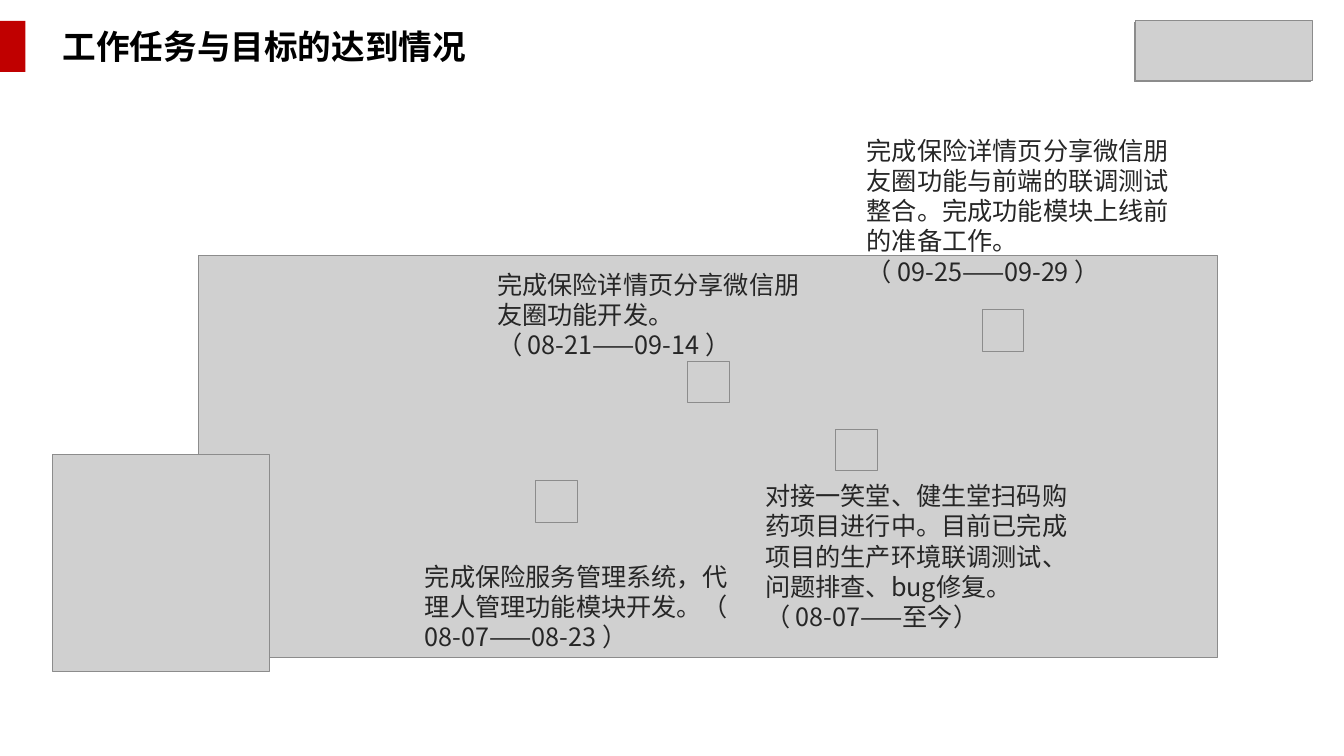
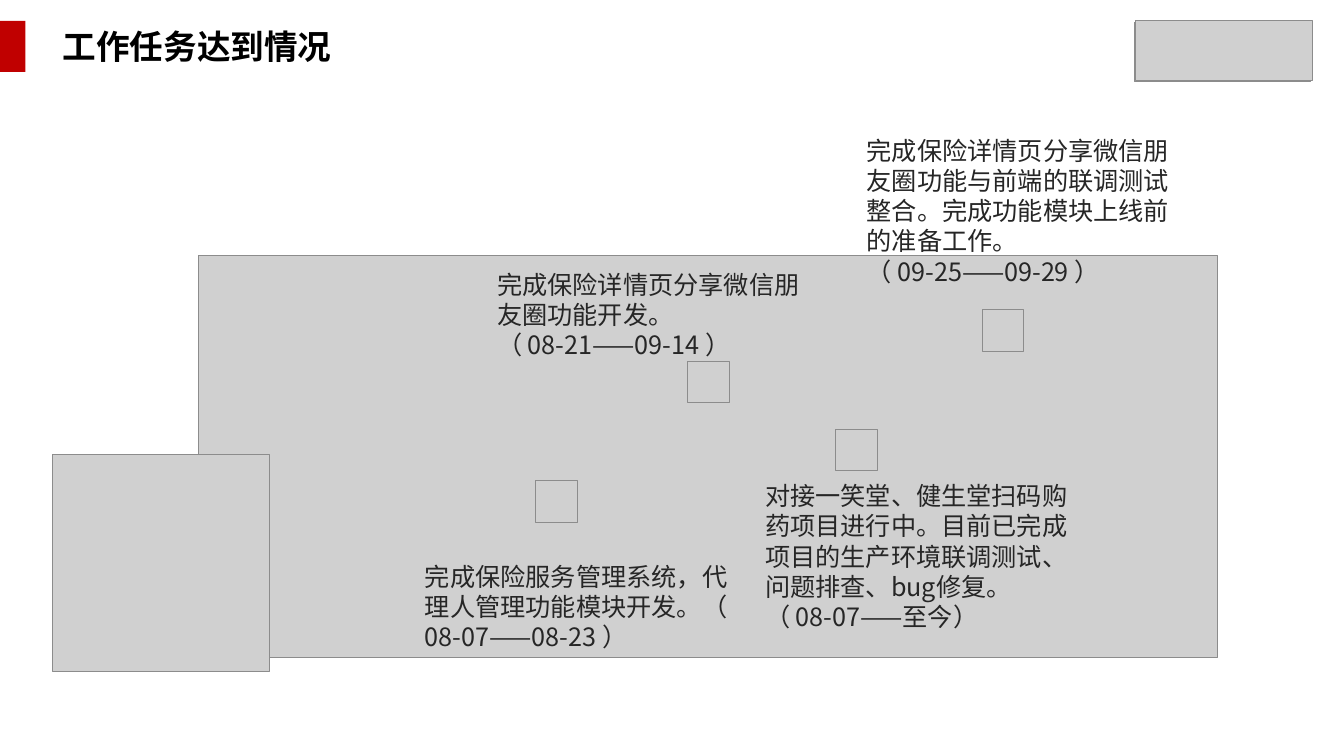
Before and after one commit to WakingFox/myself, a slide deck: slide 8 of 转正述职/王贵成转正述职报告.pptx (slide 7 before the commit). Drawn at 1344x756 pixels with LibreOffice and Linux fonts; fonts in the diff are those of the drawing; grey boxes stand for pictures; background and template pictures are left out. Boxes give left, top, right and bottom in pixels: in the first picture for what was removed or moved away, otherwise in the second. Text is boxed around its words. In the diff, an @@ line names an element or a change of style, - is before the commit and + after.

```diff
--- a/转正述职/王贵成转正述职报告.pptx
+++ b/转正述职/王贵成转正述职报告.pptx
@@ text at <box>63,30,332,62</box>: text changed @@
-工作任务与目标的达到情况
+工作任务达到情况
```
Also in this commit, not shown: 7 other slides changed, 1 slide added.
